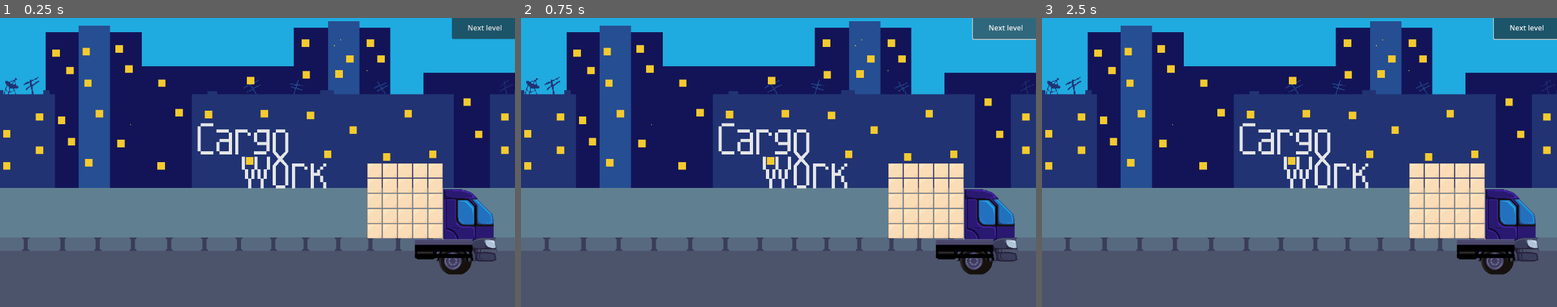
Above: before the commit, frames 1-3 (left to right).
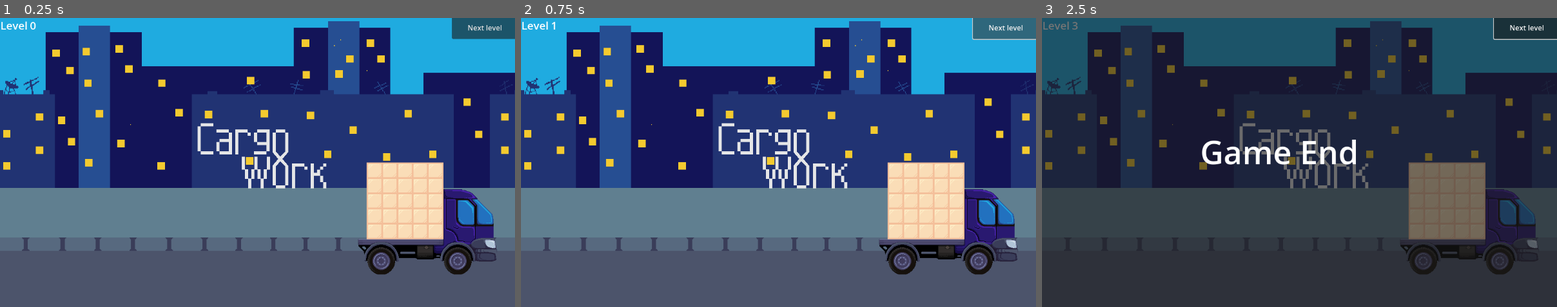
Above: after the commit, the same moments.

Repository: cyber-dream/cargo
Game: Godot game, scene res://scenes/main.tscn
The game is run twice, just before and just after one commit, with the same random seed, the same clock (stepped at 60 frames per second) and the same inputs.
Inputs (mouse positions are in pixels of both pictures, inside the frame that each line leads up to):
- Up to frame 1 (0.25 s): no input
- Up to frame 2 (0.75 s): click "Next level" at 0.5 s
- Up to frame 3 (2.5 s): click "Next level" at 1.25 s; tap Enter at 2 s; move the mouse to (1412, 148) at 2.02 s; hold Up (ui_up) from 2.03 s (still down); tap O at 2.1 s; click (1412, 148) at 2.17 s; tap Space (ui_select) at 2.27 s

The runs differ from the first frame. In frame 1, 2.1% of the frame differs, in the area x 0-92%, y 1-89%; in frame 2, 2.0%; in frame 3, 99%, in the area x 0-100%, y 0-100%.

Commit message:
new lvl sequence system

Diff:
--- /dev/null
+++ b/gd_balance/CargoLevelsSequence.tres
@@ -0,0 +1,13 @@
+[gd_resource type="Resource" script_class="CargoLevelsSequence" load_steps=7 format=3 uid="uid://ckyps85txf7do"]
+
+[ext_resource type="Script" uid="uid://hneasp4lbkse" path="res://scripts/lvl_sequence.gd" id="1_pfm0i"]
+[ext_resource type="Script" uid="uid://c65vyajnksfg8" path="res://scripts/level.gd" id="2_ro75l"]
+[ext_resource type="Resource" path="res://gd_balance/levels/1.tres" id="3_ututg"]
+[ext_resource type="Resource" path="res://gd_balance/levels/2.tres" id="4_lsumq"]
+[ext_resource type="Resource" path="res://gd_balance/levels/3.tres" id="5_gcq0f"]
+[ext_resource type="Resource" path="res://gd_balance/levels/4.tres" id="6_y8kje"]
+
+[resource]
+script = ExtResource("1_pfm0i")
+sequence = Array[ExtResource("2_ro75l")]([ExtResource("3_ututg"), ExtResource("4_lsumq"), ExtResource("5_gcq0f"), ExtResource("6_y8kje")])
+metadata/_custom_type_script = "uid://hneasp4lbkse"
--- a/gd_balance/levels/0_easy/new_resource.tres
+++ /dev/null
@@ -1,11 +0,0 @@
-[gd_resource type="Resource" script_class="CargoLevel" load_steps=2 format=3 uid="uid://ts1q0sk38cij"]
-
-[ext_resource type="Script" uid="uid://c65vyajnksfg8" path="res://scripts/level.gd" id="1_5gqfo"]
-
-[resource]
-script = ExtResource("1_5gqfo")
-min_difficulty = 0
-max_difficulty = 0
-truck_size = Vector2i(5, 5)
-ban_figures = []
-metadata/_custom_type_script = "uid://c65vyajnksfg8"
--- a/gd_balance/levels/1_1.tres
+++ /dev/null
@@ -1,11 +0,0 @@
-[gd_resource type="Resource" script_class="CargoLevel" load_steps=2 format=3 uid="uid://b3ijftjp0k53a"]
-
-[ext_resource type="Script" uid="uid://c65vyajnksfg8" path="res://scripts/level.gd" id="1_v8wtf"]
-
-[resource]
-script = ExtResource("1_v8wtf")
-min_difficulty = 0
-max_difficulty = 0
-truck_size = Vector2i(5, 5)
-bans = Array[PackedScene]([])
-metadata/_custom_type_script = "uid://c65vyajnksfg8"
--- a/scenes/main.tscn
+++ b/scenes/main.tscn
@@ -22,6 +22,7 @@
 [ext_resource type="PackedScene" uid="uid://byexl5n15mrkb" path="res://scenes/prefabs/figures/phone.tscn" id="16_2wyq8"]
 [ext_resource type="Texture2D" uid="uid://4htihwlt1cij" path="res://sprites/Backround.png" id="22_jscy8"]
 [ext_resource type="Texture2D" uid="uid://cioiknl8jn1cw" path="res://sprites/Name.png" id="23_pm3ni"]
+[ext_resource type="Resource" uid="uid://ckyps85txf7do" path="res://gd_balance/CargoLevelsSequence.tres" id="23_y6deb"]
 
 [sub_resource type="LabelSettings" id="LabelSettings_yc10j"]
 font_size = 24
@@ -55,6 +56,7 @@
 figures_node = NodePath("Figures")
 panel_game_end = NodePath("../Panel")
 points_label = NodePath("Label points")
+levelsequence = ExtResource("23_y6deb")
 
 [node name="Label level" type="Label" parent="Gameplay"]
 anchors_preset = 1
--- a/scripts/gameplay.gd
+++ b/scripts/gameplay.gd
@@ -2,9 +2,9 @@
 extends Node2D
 
 enum Difficulty {
-	EASY = 0,
-	MEDIUM = 1,
-	HARD= 2
+    EASY = 0,
+    MEDIUM = 1,
+    HARD= 2
 }
 
 @export var levels_path: String
@@ -17,133 +17,134 @@
 @export var figures_node: Node2D
 @export var panel_game_end: Panel
 @export var points_label: Label
+@export var levelsequence: CargoLevelsSequence
 
 ## Private
 
-var _cur_level: CargoLevel
+var _cur_level: int
 var _points: int = 0:
-	set(value):
-		_points = value
-		points_label.text = "Points: " + str(value)
+    set(value):
+        _points = value
+        points_label.text = "Points: " + str(value)
 
 
 func _load_resources_recursive(in_path: String) -> Array[CargoLevel]:
-	var result: Array[CargoLevel] = []
-	var dir = DirAccess.open(in_path)
+    var result: Array[CargoLevel] = []
+    var dir = DirAccess.open(in_path)
 
-	if dir == null:
-		push_error("Не удалось открыть папку: " + in_path)
-		return result
+    if dir == null:
+        push_error("Не удалось открыть папку: " + in_path)
+        return result
 
-	dir.list_dir_begin()
-	while true:
-		var file_name = dir.get_next()
-		if file_name == "":
-			break
-		if file_name.begins_with("."):
-			continue
+    dir.list_dir_begin()
+    while true:
+        var file_name = dir.get_next()
+        if file_name == "":
+            break
+        if file_name.begins_with("."):
+            continue
 
-		var full_path = in_path + "/" + file_name
+        var full_path = in_path + "/" + file_name
 
-		if dir.current_is_dir():
-			result += _load_resources_recursive(in_path)
-		else:
-			# Пытаемся загрузить только если это ресурс (например .tscn, .png, .tres, .wav и т.п.)
-			if ResourceLoader.exists(full_path):
-				var res = ResourceLoader.load(full_path)
+        if dir.current_is_dir():
+            result += _load_resources_recursive(in_path)
+        else:
+            # Пытаемся загрузить только если это ресурс (например .tscn, .png, .tres, .wav и т.п.)
+            if ResourceLoader.exists(full_path):
+                var res = ResourceLoader.load(full_path)
 
-				if !res:
-					print("Не удалось загрузить: ", full_path)
-				elif res.get_script() != CargoLevel:
-					continue
-				else:
-					result.append(res as CargoLevel)
+                if !res:
+                    print("Не удалось загрузить: ", full_path)
+                elif res.get_script() != CargoLevel:
+                    continue
+                else:
+                    result.append(res as CargoLevel)
 
-	dir.list_dir_end()
-	return result
+    dir.list_dir_end()
+    return result
 
 func _enter_tree() -> void:
-	var found_levels = _load_resources_recursive(levels_path)
+    var found_levels = _load_resources_recursive(levels_path)
 
 
 
-	for f in figure_prefabs:
-		var new_f = f.instantiate() as CargoFigure
-		var arr = figures.get(new_f.difficulty)
-		arr.push_back(f)
-		new_f.queue_free()
+    for f in figure_prefabs:
+        var new_f = f.instantiate() as CargoFigure
+        var arr = figures.get(new_f.difficulty)
+        arr.push_back(f)
+        new_f.queue_free()
 
-	#_load_level(0) FIXME
-	CargoDnD.figure_dropped.connect(_on_figure_dropped)
-	CargoDnD.game_end.connect(_on_game_end)
+    _load_level(0)
+    CargoDnD.figure_dropped.connect(_on_figure_dropped)
+    CargoDnD.game_end.connect(_on_game_end)
 
 func _on_game_end():
-	pass
-	#if levels.size() <= _cur_level+1: FIXME
-		#panel_game_end.show()
-	#else:
-		#_cur_level += 1
-		#_load_level(_cur_level)
+    pass
+    if levelsequence.sequence.size() <= _cur_level+1:
+        panel_game_end.show()
+    else:
+        _cur_level += 1
+        _load_level(_cur_level)
 
 
 func _on_figure_dropped(in_pallete_idx:int, in_points: int):
-	#_spawn_figure(in_pallete_idx, levels[_cur_level].max_difficulty)
-	_points += in_points
+    #_spawn_figure(in_pallete_idx, levels[_cur_level].max_difficulty)
+    _points += in_points
 
 
-#func _load_level(in_idx: int):
-	#var level = levels[in_idx]
-	#
-	#_get_level(_cur_level.min_difficulty, _cur_level.max_difficulty)
-	#level_title.text = "Level " + str(in_idx)
-	#
-	#truck.size = level.truck_size
-	#
-	#for c in figures_node.get_children():
-		#c.queue_free()
-	#
-	#for p_idx in palletes.size():
-		#_spawn_figure(p_idx, level.max_difficulty)
+func _load_level(in_idx: int):
+
+    var level=levelsequence.sequence[in_idx]
+
+    level_title.text = "Level " + str(in_idx)
+
+    truck.size = level.truck_size
+
+    for c in figures_node.get_children():
+        c.queue_free()
+
+    for p_idx in palletes.size():
+        _spawn_figure(p_idx)
 
 
 
 func _increment_level_difficulty(in_difficulty: CargoLevelDifficulty) -> CargoLevelDifficulty:
-	var new_dif: CargoLevelDifficulty
-	if in_difficulty.max_difficulty == Difficulty.size()-1:
-		if in_difficulty.min_difficulty == Difficulty.size() - 1:
-			new_dif.min_difficulty = 0
-			new_dif.max_difficulty = 0
-		else:
-			new_dif.min_difficulty = in_difficulty.min_difficulty +1
-			new_dif.max_difficulty = 0
-	else:
-		new_dif.min_difficulty = in_difficulty.min_difficulty
-		new_dif.max_difficulty = in_difficulty.max_difficulty +1
+    var new_dif: CargoLevelDifficulty
+    if in_difficulty.max_difficulty == Difficulty.size()-1:
+        if in_difficulty.min_difficulty == Difficulty.size() - 1:
+            new_dif.min_difficulty = 0
+            new_dif.max_difficulty = 0
+        else:
+            new_dif.min_difficulty = in_difficulty.min_difficulty +1
+            new_dif.max_difficulty = 0
+    else:
+        new_dif.min_difficulty = in_difficulty.min_difficulty
+        new_dif.max_difficulty = in_difficulty.max_difficulty +1
 
-	return new_dif
+    return new_dif
 
 func _spawn_figure(in_idx: int):
-	for c in palletes[in_idx].get_children():
-		c.queue_free()
+    for c in palletes[in_idx].get_children():
+        c.queue_free()
 
-	var new_f = _get_random_figure()
-	figures_node.add_child(new_f)
-	new_f.set_meta("pallete_idx", in_idx)
-	new_f.global_position = palletes[in_idx].global_position
+    var new_f = _get_random_figure()
+    figures_node.add_child(new_f)
+    new_f.set_meta("pallete_idx", in_idx)
+    new_f.global_position = palletes[in_idx].global_position
 
 
 func _get_random_figure() -> CargoFigure:
-	# Берём мин и макс сложности из текущего уровня
-	var mindiff = _cur_level.min_difficulty
-	var maxdiff = _cur_level.max_difficulty
-	var dif = randi_range(mindiff, maxdiff)
+    # Берём мин и макс сложности из текущего уровня
+    var mindiff = levelsequence.sequence[_cur_level].min_difficulty
+    var maxdiff = levelsequence.sequence[_cur_level].max_difficulty
+    var dif = randi_range(mindiff, maxdiff)
 
-	# Берём рандомный индекс фигуры из словаря по сложности
-	var idx = randi_range(0, figures.get(dif).size()-1)
+    # Берём рандомный индекс фигуры из словаря по сложности
+    var idx = randi_range(0, figures.get(dif).size()-1)
 
-	# Возвращаем фигуру по двум рандомам
-	return figures.get(dif)[idx].instantiate()
+    # Возвращаем фигуру по двум рандомам
+    return figures.get(dif)[idx].instantiate()
 
 
 func _on_next_level_button_pressed() -> void:
-	_on_game_end()
+    _on_game_end()
--- /dev/null
+++ b/scripts/lvl_sequence.gd
@@ -0,0 +1,3 @@
+class_name CargoLevelsSequence
+extends Resource
+@export var sequence: Array[CargoLevel]
Not shown: 1 places in scenes/main.tscn that only renumber resources
Not shown, added: scripts/lvl_sequence.gd.uid
